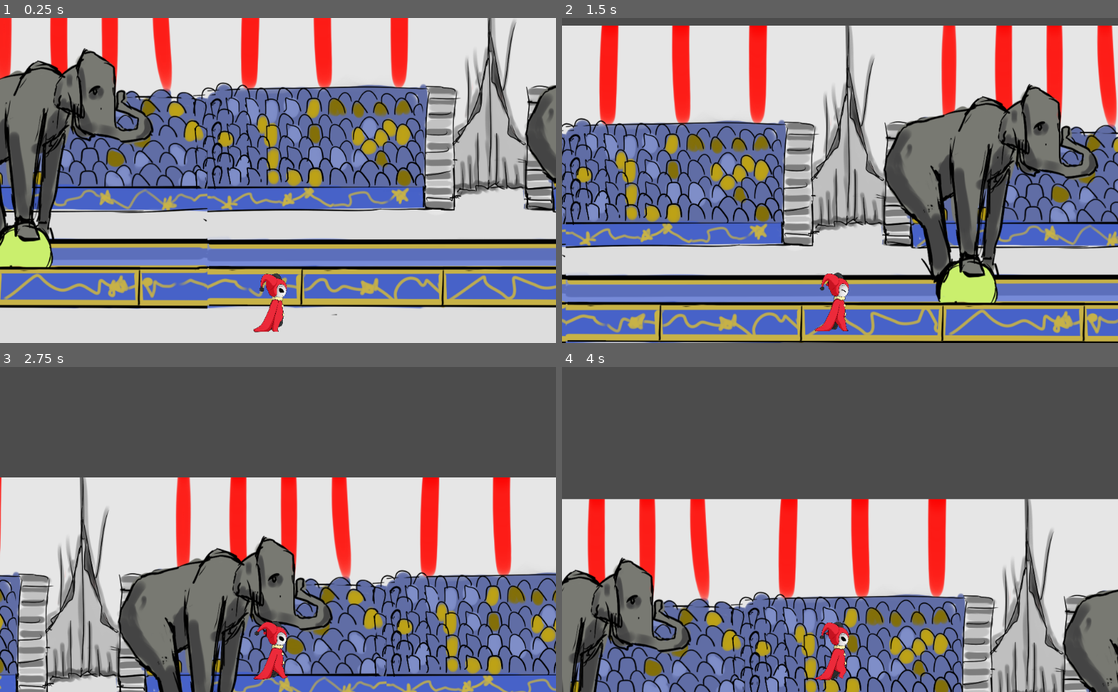
Above: before the commit, frames 1-4 (two rows, left to right).
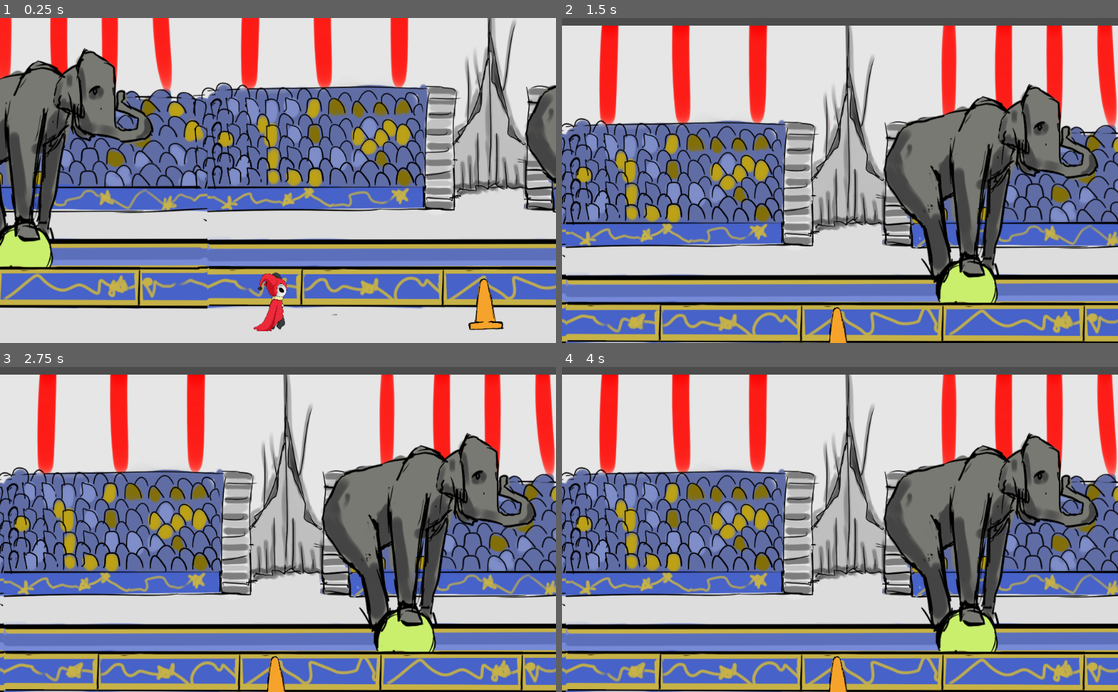
Above: after the commit, the same moments.

Repository: PrototipsUnpaz/penny-clowd
Game: Godot game, scene res://scenes/WorldTest.tscn
Two runs of this game, one before a commit and one after it. Both use one fixed random seed, a clock stepped at 60 frames per second and the inputs below.
Inputs (mouse positions are in pixels of both pictures, inside the frame that each line leads up to):
- Up to frame 1 (0.25 s): no input
- Up to frame 2 (1.5 s): move the mouse to (962, 164) at 0.52 s; press the mouse at (962, 164) at 0.53 s; move the mouse to (728, 196) at 1.27 s; release the mouse at (728, 196) at 1.28 s; click (728, 196) at 1.35 s
- Up to frame 3 (2.75 s): move the mouse to (333, 458) at 2.02 s; press the mouse at (333, 458) at 2.03 s
- Up to frame 4 (4 s): move the mouse to (812, 594) at 2.77 s; release the mouse at (812, 594) at 2.78 s; click (812, 594) at 2.85 s; move the mouse to (1006, 578) at 3.52 s; press the mouse at (1006, 578) at 3.53 s

The runs differ from the first frame. In frame 1, 0.7% of the frame differs, in the area x 45-91%, y 78-97%; in frame 2, 0.7%; in frame 3, 93%; in frame 4, 94%, in the area x 0-100%, y 2-100%.

Commit message:
objetos_enemigos

Diff:
--- a/scenes/WorldTest.tscn
+++ b/scenes/WorldTest.tscn
@@ -1,8 +1,11 @@
-[gd_scene load_steps=4 format=2]
+[gd_scene load_steps=7 format=2]
 
 [ext_resource path="res://scenes/player/Player.tscn" type="PackedScene" id=1]
 [ext_resource path="res://scenes/suelo/suelo_colision.tscn" type="PackedScene" id=2]
 [ext_resource path="res://scenes/fondo/fondo-muestra.tscn" type="PackedScene" id=3]
+[ext_resource path="res://scenes/enemigos/circulo_fuego/curculo_fuego.tscn" type="PackedScene" id=4]
+[ext_resource path="res://scenes/enemigos/cono_enemigo/cono_enemigo.tscn" type="PackedScene" id=5]
+[ext_resource path="res://scenes/enemigos/pared_enemigo/pared_enemigo.tscn" type="PackedScene" id=6]
 
 [node name="WorldTest" type="Node2D"]
 
@@ -14,3 +17,12 @@
 
 [node name="suelo_colision" parent="." instance=ExtResource( 2 )]
 position = Vector2( 5299.09, 621.418 )
+
+[node name="curculo_fuego" parent="." instance=ExtResource( 4 )]
+position = Vector2( 2060.13, 380.273 )
+
+[node name="Sprite" parent="." instance=ExtResource( 5 )]
+position = Vector2( 510.217, 582.005 )
+
+[node name="pared" parent="." instance=ExtResource( 6 )]
+position = Vector2( 1324.48, 551.127 )
--- /dev/null
+++ b/scenes/enemigos/circulo_fuego/curculo_fuego.gd
@@ -0,0 +1,8 @@
+extends AnimatedSprite
+
+func _ready():
+	pass
+
+
+func _on_Area2D_area_entered(area):
+	pass # Replace with function body.
--- /dev/null
+++ b/scenes/enemigos/circulo_fuego/curculo_fuego.tscn
@@ -0,0 +1,28 @@
+[gd_scene load_steps=5 format=2]
+
+[ext_resource path="res://scenes/enemigos/circulo_fuego/curculo_fuego.gd" type="Script" id=1]
+[ext_resource path="res://assets/enemigos/circulo_fuego/fuego.png" type="Texture" id=2]
+
+[sub_resource type="SpriteFrames" id=1]
+animations = [ {
+"frames": [ ExtResource( 2 ) ],
+"loop": true,
+"name": "default",
+"speed": 5.0
+} ]
+
+[sub_resource type="RectangleShape2D" id=2]
+extents = Vector2( 31.8658, 17.6832 )
+
+[node name="curculo_fuego" type="AnimatedSprite"]
+position = Vector2( 0.613861, -48.6911 )
+scale = Vector2( 0.720968, 0.720968 )
+frames = SubResource( 1 )
+script = ExtResource( 1 )
+
+[node name="Area2D" type="Area2D" parent="."]
+
+[node name="CollisionShape2D" type="CollisionShape2D" parent="Area2D"]
+position = Vector2( 4.6427, 154.757 )
+shape = SubResource( 2 )
+[connection signal="area_entered" from="Area2D" to="." method="_on_Area2D_area_entered"]
--- /dev/null
+++ b/scenes/enemigos/cono_enemigo/cono_enemigo.gd
@@ -0,0 +1,21 @@
+extends Sprite
+
+
+func _physics_process(delta):
+
+
+	#if(get_slide_collision(get_slide_count()-1) != null):
+		#var obj_colisionador = get_slide_collision(get_slide_count()-1).collider
+		#if (obj_colisionador.is_in_group("jugardo")):
+			#obj_colisionador.queue_free()
+
+
+	pass
+
+
+
+
+
+
+func _on_Area2D_area_entered(area):
+	pass # Replace with function body.
--- /dev/null
+++ b/scenes/enemigos/cono_enemigo/cono_enemigo.tscn
@@ -0,0 +1,20 @@
+[gd_scene load_steps=4 format=2]
+
+[ext_resource path="res://assets/enemigos/cono/cono.png" type="Texture" id=1]
+[ext_resource path="res://scenes/enemigos/cono_enemigo/cono_enemigo.gd" type="Script" id=2]
+
+[sub_resource type="RectangleShape2D" id=1]
+extents = Vector2( 18.3968, 98.6203 )
+
+[node name="Sprite" type="Sprite"]
+position = Vector2( -1.09249, 0.132446 )
+scale = Vector2( 0.477527, 0.477527 )
+texture = ExtResource( 1 )
+script = ExtResource( 2 )
+
+[node name="Area2D" type="Area2D" parent="."]
+
+[node name="CollisionShape2D" type="CollisionShape2D" parent="Area2D"]
+position = Vector2( -9.43656, -2.62127 )
+shape = SubResource( 1 )
+[connection signal="area_entered" from="Area2D" to="." method="_on_Area2D_area_entered"]
--- /dev/null
+++ b/scenes/enemigos/pared_enemigo/pared_enemigo.gd
@@ -0,0 +1,8 @@
+extends Sprite
+
+func _ready():
+	pass
+
+
+func _on_Area2D_area_entered(area):
+	pass # Replace with function body.
--- /dev/null
+++ b/scenes/enemigos/pared_enemigo/pared_enemigo.tscn
@@ -0,0 +1,20 @@
+[gd_scene load_steps=4 format=2]
+
+[ext_resource path="res://assets/enemigos/pared/pared.png" type="Texture" id=1]
+[ext_resource path="res://scenes/enemigos/pared_enemigo/pared_enemigo.gd" type="Script" id=2]
+
+[sub_resource type="RectangleShape2D" id=1]
+extents = Vector2( 33.9737, 117.933 )
+
+[node name="pared" type="Sprite"]
+position = Vector2( 0.386886, -1.16066 )
+scale = Vector2( 0.714437, 0.630829 )
+texture = ExtResource( 1 )
+script = ExtResource( 2 )
+
+[node name="Area2D" type="Area2D" parent="."]
+
+[node name="CollisionShape2D" type="CollisionShape2D" parent="Area2D"]
+position = Vector2( 0.773804, 0 )
+shape = SubResource( 1 )
+[connection signal="area_entered" from="Area2D" to="." method="_on_Area2D_area_entered"]
--- a/scenes/player/Player.gd
+++ b/scenes/player/Player.gd
@@ -14,3 +14,8 @@
 		velocity.y = -600
 	move_and_slide(velocity)
 	pass
+
+
+func _on_Area2D_area_entered(area):
+	queue_free()
+	pass # Replace with function body.
--- a/scenes/player/Player.tscn
+++ b/scenes/player/Player.tscn
@@ -24,16 +24,23 @@
 [node name="Player" type="KinematicBody2D"]
 script = ExtResource( 2 )
 
-[node name="Collision" type="CollisionShape2D" parent="."]
+[node name="Area2D" type="Area2D" parent="."]
+
+[node name="Collision" type="CollisionShape2D" parent="Area2D"]
+position = Vector2( -68.1806, 19.4802 )
+shape = SubResource( 1 )
+
+[node name="Collision2" type="CollisionShape2D" parent="."]
 position = Vector2( -68.1806, 19.4802 )
 shape = SubResource( 1 )
 
 [node name="AnimatedSprite" type="AnimatedSprite" parent="."]
 frames = SubResource( 2 )
 animation = "Correr"
-frame = 1
+frame = 2
 playing = true
 
 [node name="Camera2D" type="Camera2D" parent="."]
 offset = Vector2( 0, -221 )
 current = true
+[connection signal="area_entered" from="Area2D" to="." method="_on_Area2D_area_entered"]
Binary file added: assets/enemigos/circulo_fuego/fuego.png
Not shown, added: assets/enemigos/circulo_fuego/fuego.png.import
Binary file added: assets/enemigos/cono/cono.png
Not shown, added: assets/enemigos/cono/cono.png.import
Binary file added: assets/enemigos/pared/pared.png
Not shown, added: assets/enemigos/pared/pared.png.import
Not shown, added: assets/enemigos/circulo_fuego/Thumbs.db
Not shown, added: assets/enemigos/cono/Thumbs.db
Not shown, added: assets/enemigos/pared/Thumbs.db
Not shown, changed: assets/fondo/Thumbs.db
Not shown, added: assets/personaje/correr/Thumbs.db
